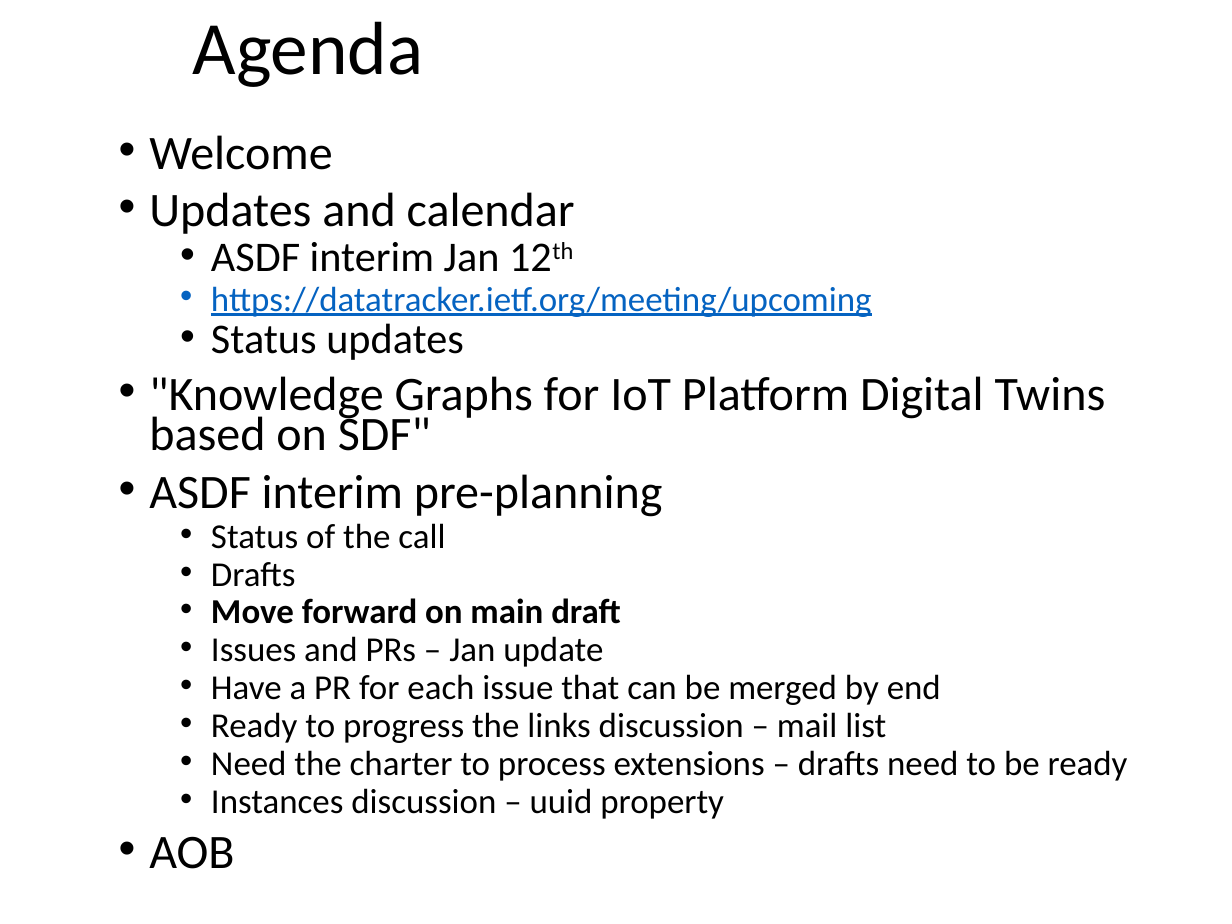
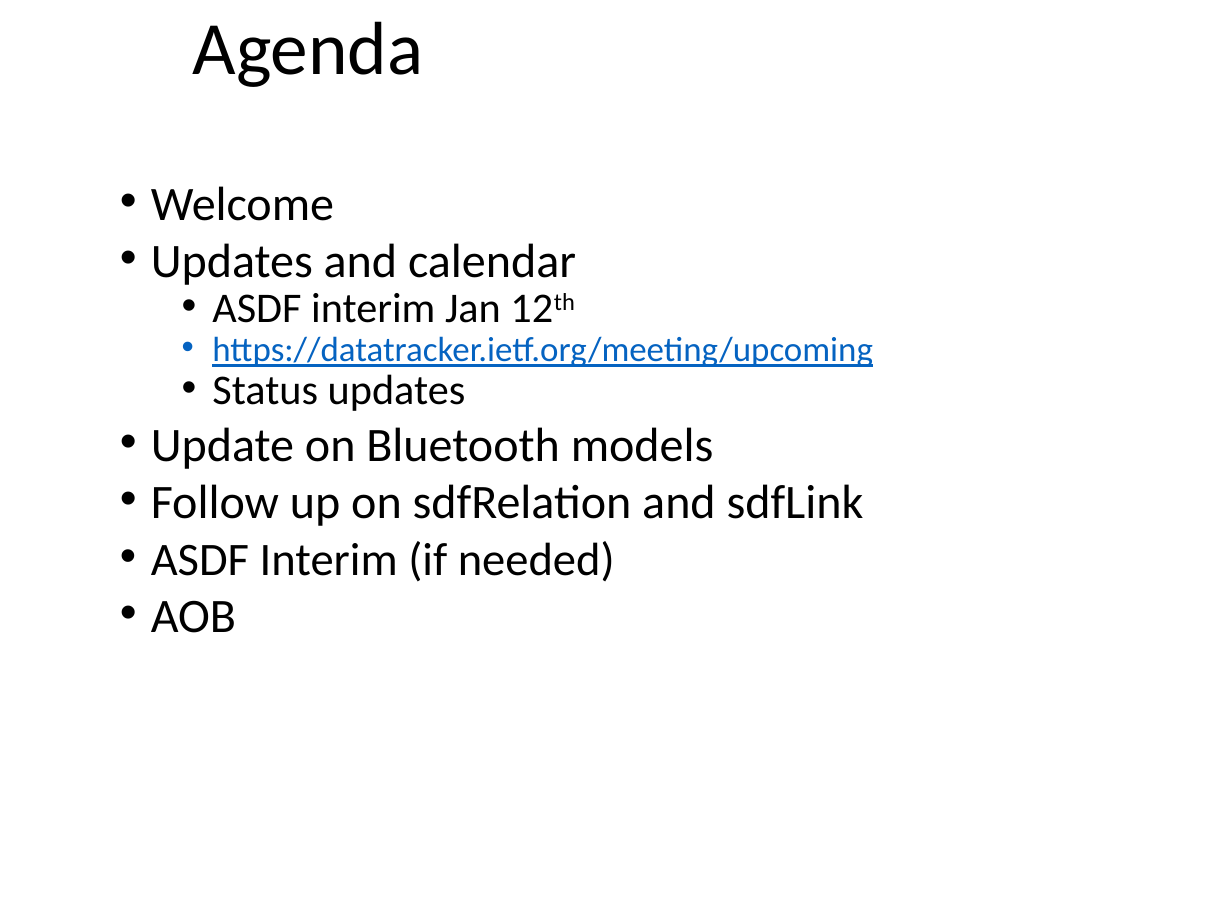
Before and after one commit to one-data-model/onedm-admin, a slide deck: slide 2 of Agenda Materials/onedm-agenda-2022-12-19.pptx. Drawn at 1232x924 pixels with LibreOffice and Linux fonts; fonts in the diff are those of the drawing; background and template pictures are left out. Boxes give left, top, right and bottom in pixels: in the first picture for what was removed or moved away, otherwise in the second. Text is boxed around its words. In the diff, an @@ line names an element or a change of style, - is before the commit and + after.

Commit message:
Feb 20 agenda

```diff
--- a/Agenda Materials/onedm-agenda-2022-12-19.pptx
+++ b/Agenda Materials/onedm-agenda-2022-12-19.pptx
@@ text "Welcome": place and size @@
-text "Welcome" at [149, 135, 1128, 869]
+text "Welcome" at [151, 186, 873, 633]
@@ text at [151, 427, 864, 582]: text changed; size 20.4 to 28.1 pt @@
-• "Knowledge Graphs for IoT Platform Digital Twins based on SDF"
-• ASDF interim pre-planning
-  • Status of the call
-  • Drafts
-  • Move forward on main draft
-  • Issues and PRs – Jan update
-  • Have a PR for each issue that can be merged by end
-  • Ready to progress the links discussion – mail list
-  • Need the charter to process extensions – drafts need to be ready
-  • Instances discussion – uuid property
+• Update on Bluetooth models
+• Follow up on sdfRelation and sdfLink
+• ASDF Interim (if needed)
```
Also in this commit, not shown: 2 other slides changed, 4 other files.
